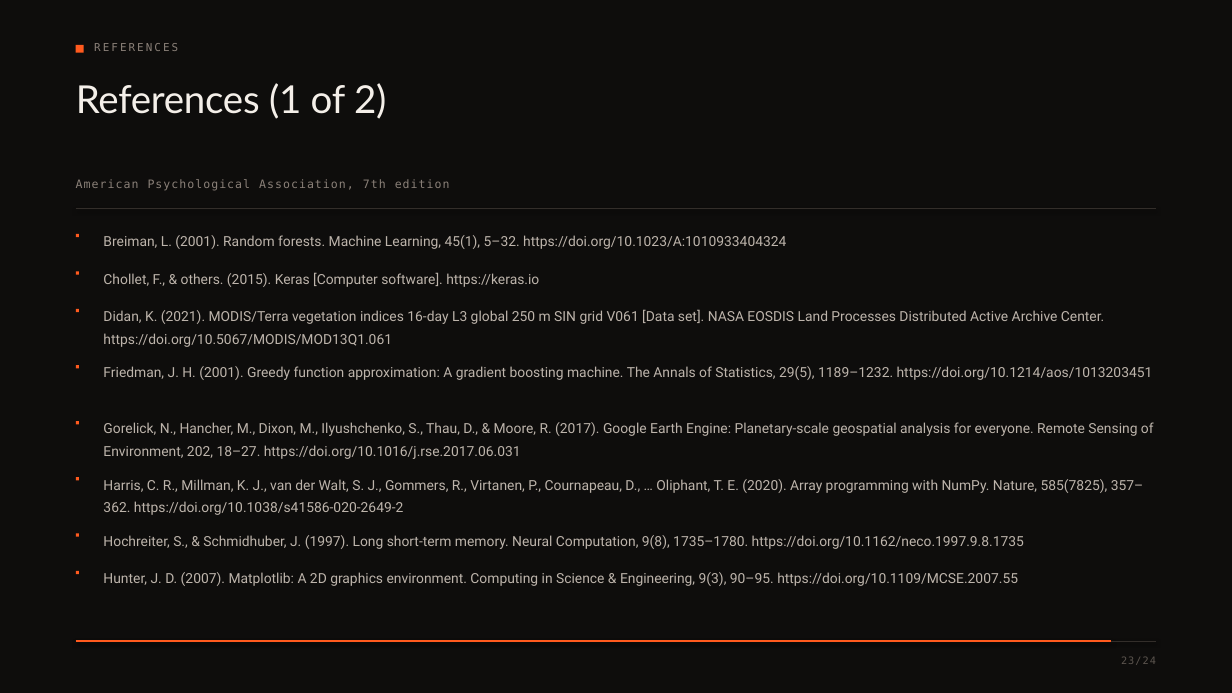
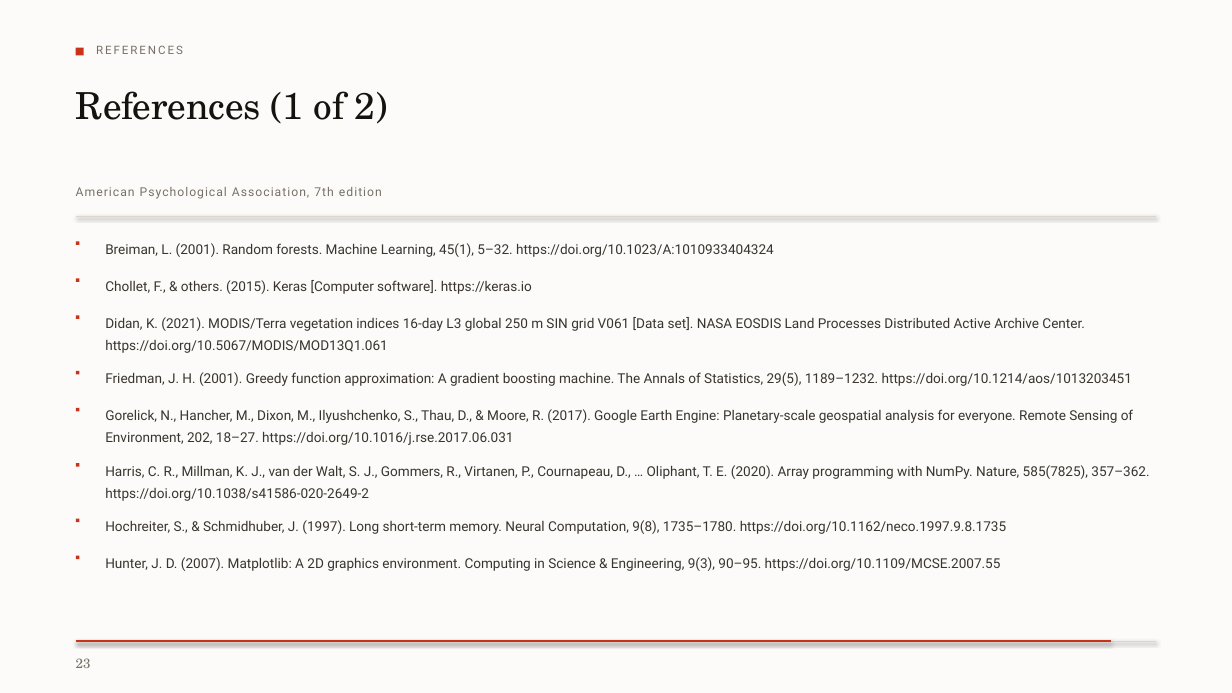
Before and after one commit to harshrastogii/PYRANTIS, a slide deck: slide 23 of reports/PYRANTIS_presentation_redesigned.pptx. Drawn at 1232x693 pixels with LibreOffice and Linux fonts; fonts in the diff are those of the drawing. Boxes give left, top, right and bottom in pixels: in the first picture for what was removed or moved away, otherwise in the second. Text is boxed around its words. In the diff, an @@ line names an element or a change of style, - is before the commit and + after.

```diff
--- a/reports/PYRANTIS_presentation_redesigned.pptx
+++ b/reports/PYRANTIS_presentation_redesigned.pptx
@@ background #0E0D0C to #FCFBF9 @@
@@ text "REFERENCES" at (x1=96, y1=45, x2=183, y2=54): size 8.5 to 9 pt, font DejaVu Sans Mono to Roboto, text colour #8A8078 to #787066, letter spacing 1.6 to 1.5 pt @@
@@ text "References (1 of 2)" at (x1=76, y1=91, x2=388, y2=124): size 30 to 29 pt, font Lato to TeX Gyre Schola, text colour #F4EFE9 to #16130F, letter spacing -0.2 to -0.1 pt; line spacing 1.06 to 1.14 @@
@@ text "American Psychological Association, 7th edition" moved from (x1=76, y1=179, x2=450, y2=191) to (x1=76, y1=187, x2=382, y2=199) @@
@@ text "American Psychological Association, 7th edition" at (x1=76, y1=187, x2=382, y2=199): size 9 to 9.5 pt, font DejaVu Sans Mono to Roboto, text colour #8A8078 to #787066 @@
@@ line (76, 216) - (1156, 216): stroke #332E2A 0.9 pt to #DCD5CA 0.9 pt @@
@@ text "Breiman, L. (2001). Random forests. ..." moved from (x1=103, y1=235, x2=786, y2=249) to (x1=105, y1=243, x2=774, y2=257) @@
@@ 5 rectangles, 2 texts, 1 line moved together from (x1=76, y1=44, x2=1156, y2=369) to (x1=76, y1=48, x2=1156, y2=374) @@
@@ 4 texts, 4 rectangles moved together from (x1=76, y1=421, x2=1154, y2=586) to (x1=76, y1=408, x2=1149, y2=571) @@
@@ fill #FF5A1E to #C8341B in 9 elements at (x1=76, y1=48, x2=84, y2=56), (x1=76, y1=371, x2=79, y2=374), (x1=76, y1=278, x2=79, y2=282), (x1=76, y1=315, x2=79, y2=319), (x1=76, y1=241, x2=79, y2=245), (x1=76, y1=408, x2=79, y2=411), (x1=76, y1=518, x2=79, y2=522), (x1=76, y1=463, x2=79, y2=467), (x1=76, y1=555, x2=79, y2=559) @@
@@ size 10.8 to 10.6 pt, text colour #BDB4AB to #3A342E; line spacing 1.34 to 1.36 in 8 elements at (x1=105, y1=317, x2=1084, y2=353), (x1=105, y1=280, x2=532, y2=294), (x1=105, y1=372, x2=1132, y2=386), (x1=105, y1=243, x2=774, y2=257), (x1=105, y1=409, x2=1133, y2=445), (x1=105, y1=465, x2=1149, y2=501), (x1=105, y1=520, x2=1006, y2=534), (x1=105, y1=557, x2=1001, y2=571) @@
@@ line (76, 641) - (1156, 641): stroke #332E2A 0.9 pt to #DCD5CA 0.9 pt @@
@@ line (76, 641) - (1112, 641): stroke #FF5A1E 1.6 pt to #C8341B 1.4 pt @@
@@ text at (x1=76, y1=658, x2=91, y2=668): text changed; size 8 to 10.5 pt; font DejaVu Sans Mono to TeX Gyre Schola; text colour #5C554F to #787066 @@
-23/24
+23
```
Also in this commit, not shown: 23 other slides changed, 3 other files.
